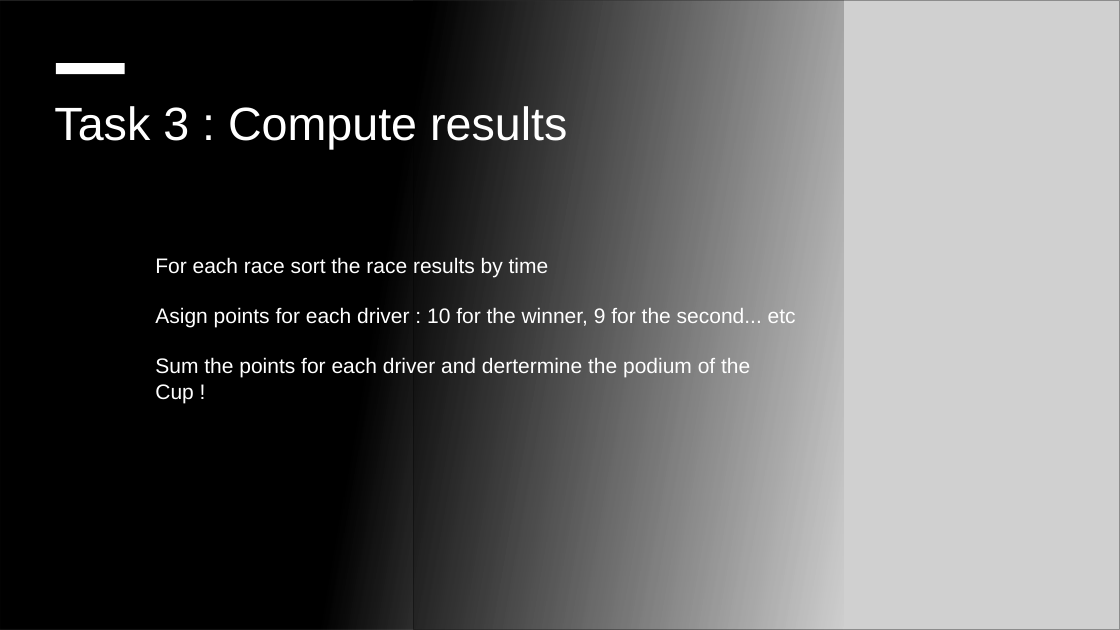
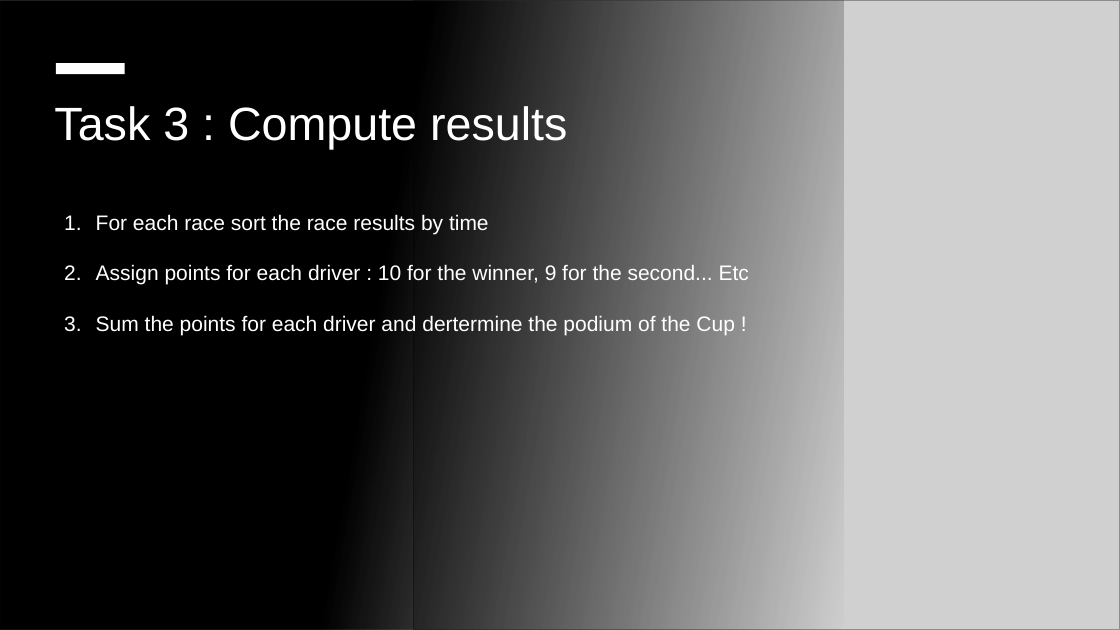
Before and after one commit to willcode4fun/javatraining, a slide deck: slide 4 of docs/Java Training Lab - Advanced.pptx. Drawn at 1120x630 pixels with LibreOffice and Linux fonts; fonts in the diff are those of the drawing; grey boxes stand for pictures; background and template pictures are left out. Boxes give left, top, right and bottom in pixels: in the first picture for what was removed or moved away, otherwise in the second. Text is boxed around its words. In the diff, an @@ line names an element or a change of style, - is before the commit and + after.

```diff
--- a/docs/Java Training Lab - Advanced.pptx
+++ b/docs/Java Training Lab - Advanced.pptx
@@ text "For each race sort the ...": place and size @@
-text "For each race sort the ..." at <box>155,257,796,378</box>
+text "For each race sort the ..." at <box>96,214,749,335</box>
@@ text at <box>96,214,734,335</box>: bullet none to 1. @@
@@ text at <box>96,264,749,285</box>: text changed @@
-Asign points for each driver : 10 for the winner, 9 for the second... etc
+2. Assign points for each driver : 10 for the winner, 9 for the second... Etc
```
Also in this commit, not shown: 1 other slide changed, 4 other files.
